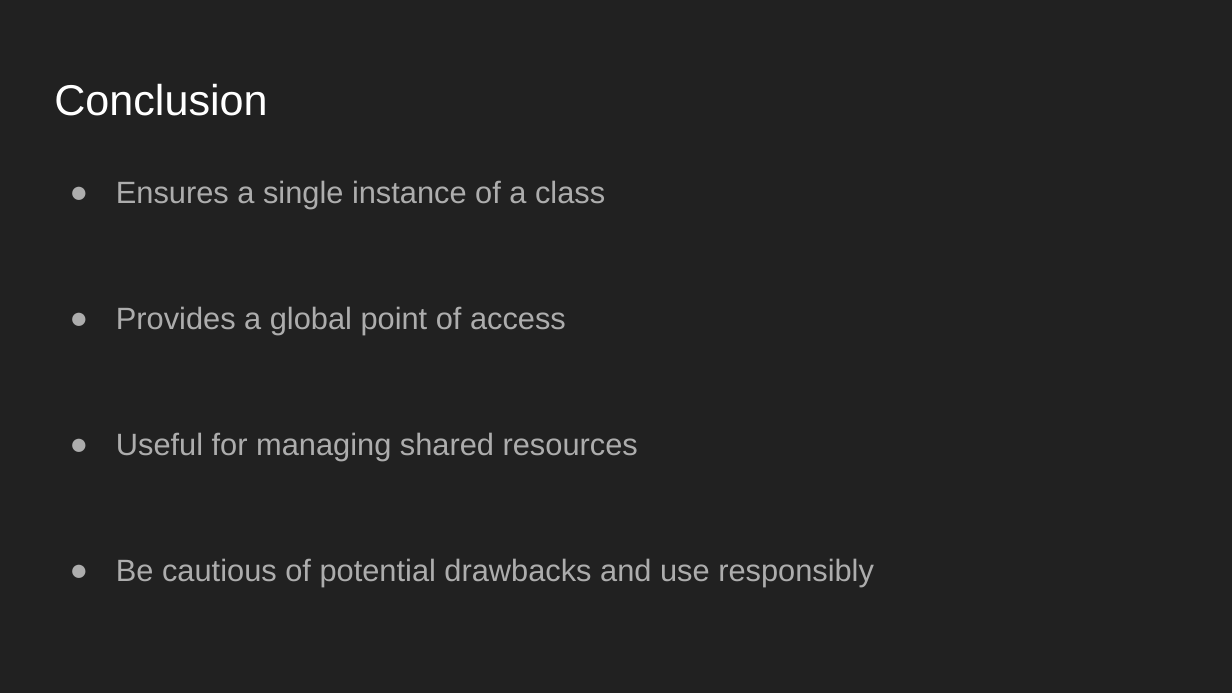
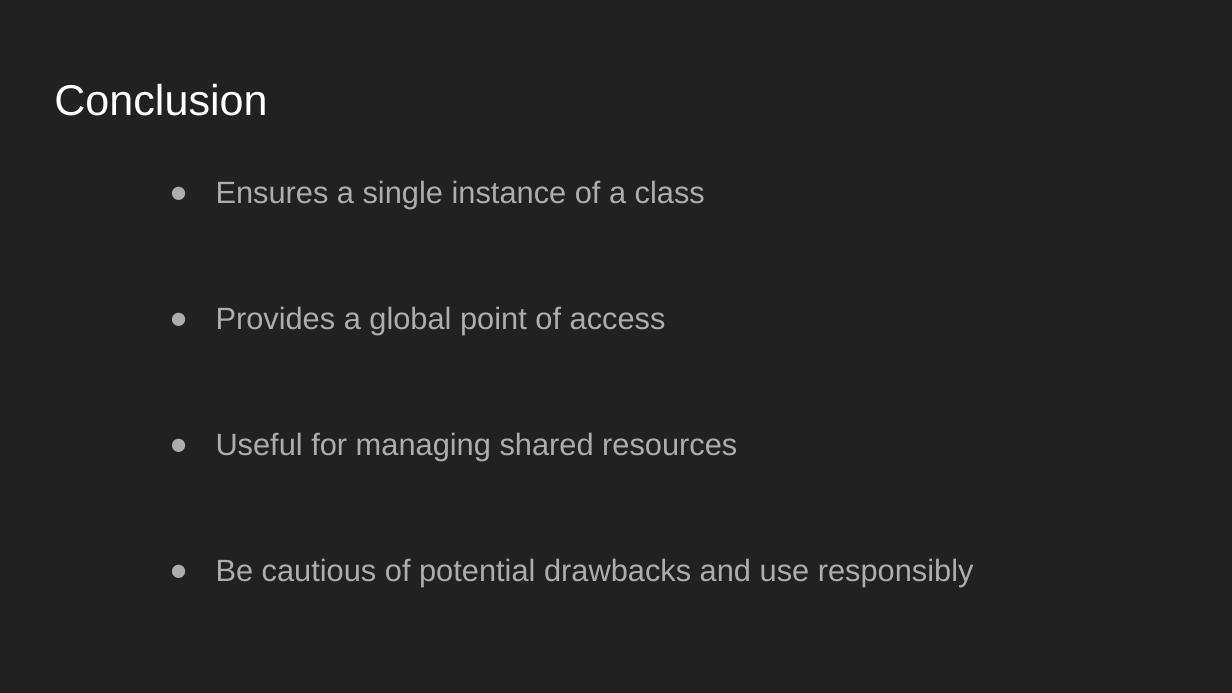
Before and after one commit to MarkXVI/Software_Engineering, a slide deck: slide 8 of Design_Pattern_Singelton_MarkHarvey.pptx (slide 10 before the commit). Drawn at 1232x693 pixels with LibreOffice and Linux fonts; fonts in the diff are those of the drawing; background and template pictures are left out. Boxes give left, top, right and bottom in pixels: in the first picture for what was removed or moved away, otherwise in the second. Text is boxed around its words. In the diff, an @@ line names an element or a change of style, - is before the commit and + after.

```diff
--- a/Design_Pattern_Singelton_MarkHarvey.pptx
+++ b/Design_Pattern_Singelton_MarkHarvey.pptx
@@ text "Ensures a single instance of ...": place and size @@
-text "Ensures a single instance of ..." at [116, 180, 874, 587]
+text "Ensures a single instance of ..." at [216, 180, 974, 587]
```
Also in this commit, not shown: 5 other slides changed, 2 slides added, 3 slides removed, 2 other files.
